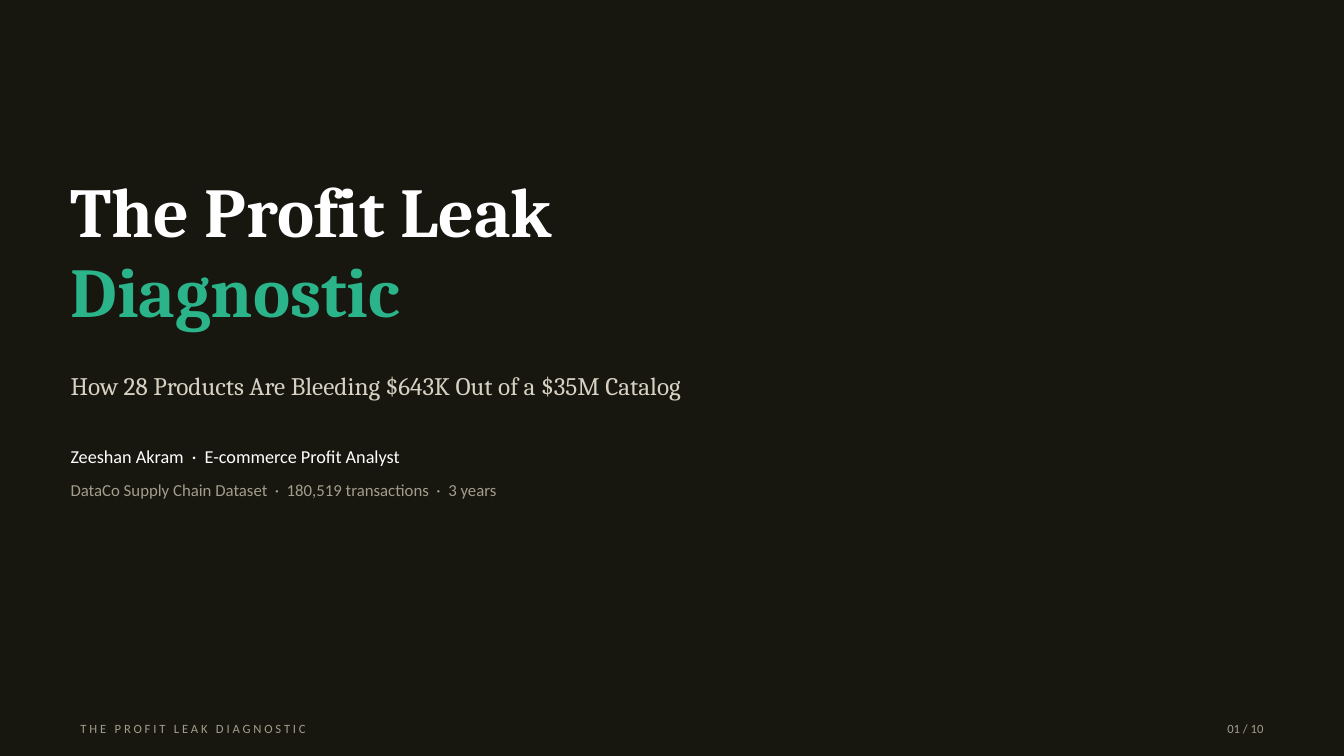
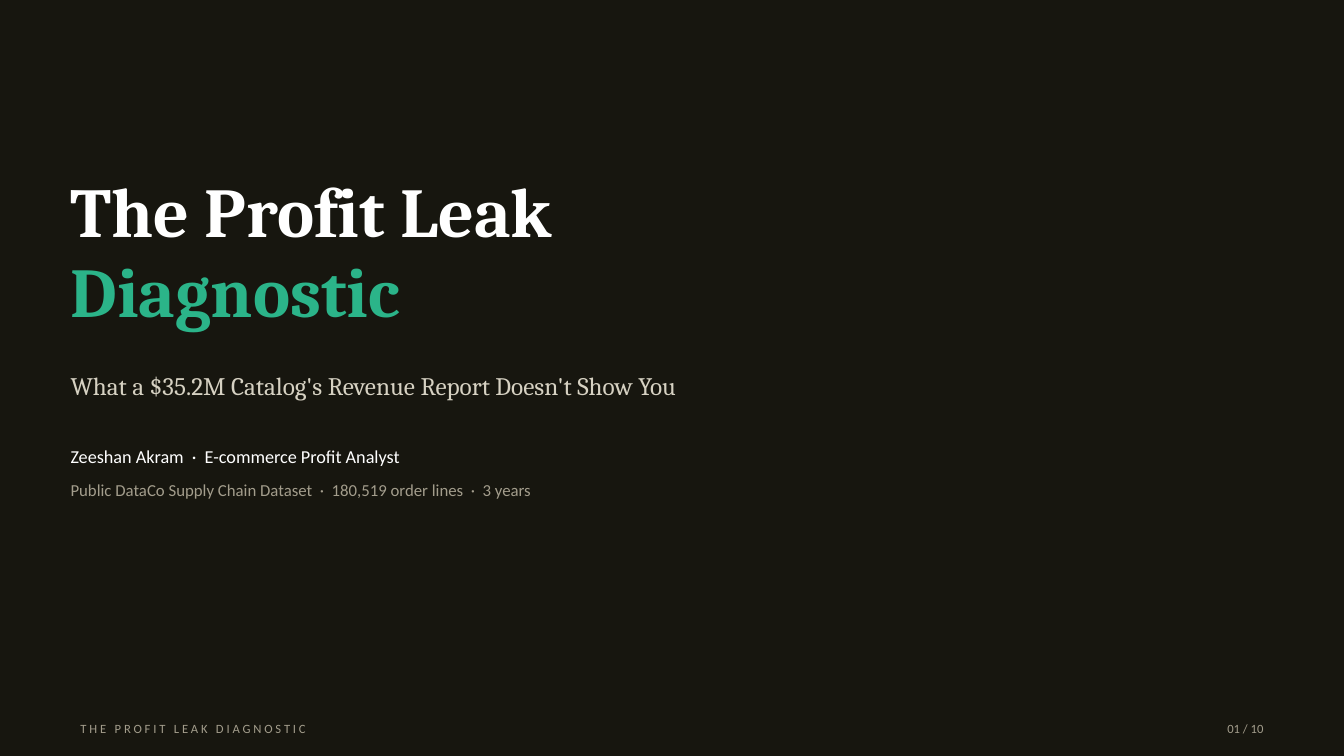
Before and after one commit to zeeshan-akram-ds/ecommerce-revenue-illusion-audit, a slide deck: slide 1 of Presentation/profit_leak_diagnostic_deck.pptx. Drawn at 1344x756 pixels with LibreOffice and Linux fonts; fonts in the diff are those of the drawing. Boxes give left, top, right and bottom in pixels: in the first picture for what was removed or moved away, otherwise in the second. Text is boxed around its words. In the diff, an @@ line names an element or a change of style, - is before the commit and + after.

Commit message:
fix: Updated both pptx and pdf presentation according to report updates, updated the decision about 28 low performing skus

```diff
--- a/Presentation/profit_leak_diagnostic_deck.pptx
+++ b/Presentation/profit_leak_diagnostic_deck.pptx
@@ text at (x1=71, y1=376, x2=676, y2=401): text changed @@
-How 28 Products Are Bleeding $643K Out of a $35M Catalog
+What a $35.2M Catalog's Revenue Report Doesn't Show You
@@ text at (x1=71, y1=484, x2=531, y2=499): text changed @@
-DataCo Supply Chain Dataset · 180,519 transactions · 3 years
+Public DataCo Supply Chain Dataset · 180,519 order lines · 3 years
```
Also in this commit, not shown: 8 other slides changed, 1 other file.
